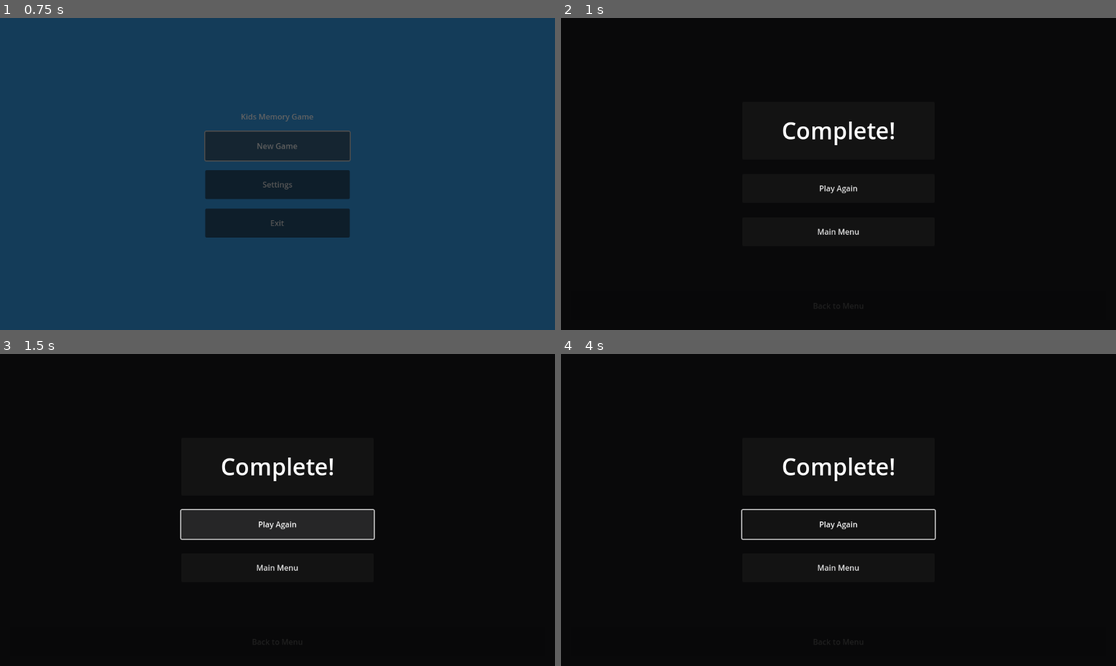
Above: before the commit, frames 1-4 (two rows, left to right).
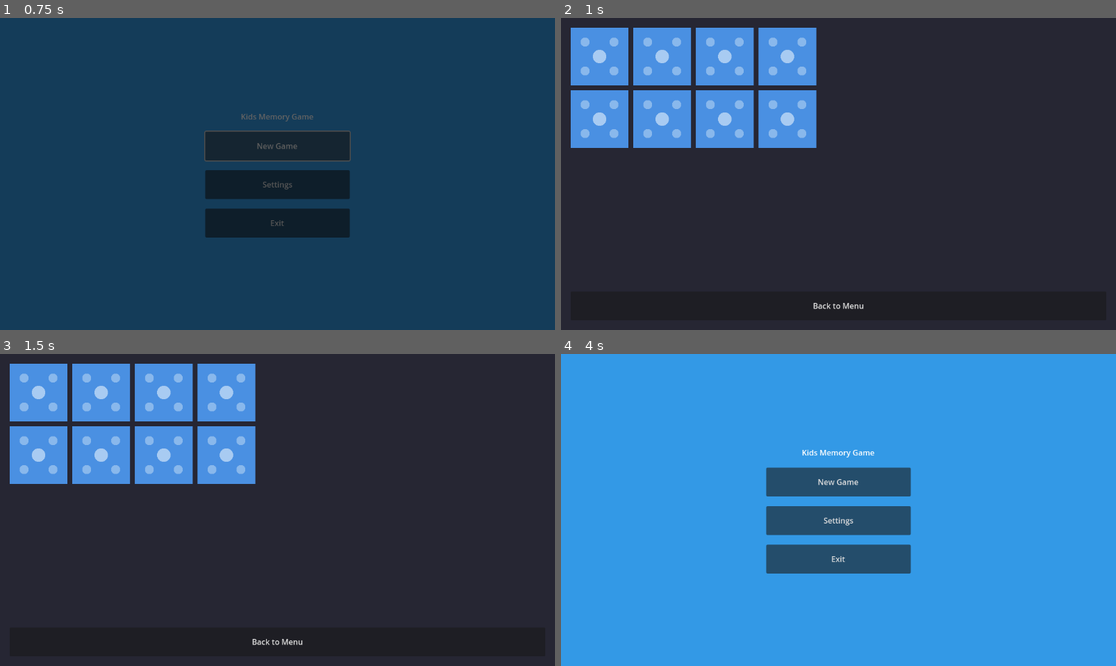
Above: after the commit, the same moments.

Repository: ccjx/kids-memory-game
Game: Godot game, scene res://scenes/MainMenu.tscn
Two runs of this game, one before a commit and one after it. Both use one fixed random seed, a clock stepped at 60 frames per second and the inputs below.
Inputs (mouse positions are in pixels of both pictures, inside the frame that each line leads up to):
- Up to frame 1 (0.75 s): click "New Game" at 0.5 s
- Up to frame 2 (1 s): no input
- Up to frame 3 (1.5 s): click (277, 525) at 1.25 s, where only the run before the commit has a clickable "Play Again"
- Up to frame 4 (4 s): click (838, 525) at 2 s, where only the run before the commit has a clickable "Play Again"; click (838, 525) at 2.75 s, where only the run before the commit has a clickable "Play Again"; click "Back to Menu" at 3.5 s

Frame 1 is identical in both runs. In frame 2, 100% of the frame differs, in the area x 0-100%, y 0-100%; in frame 3, 97%; in frame 4, 100%.
Error before the commit: Parse Error: Could not preload resource file "res://scenes/Tile.tscn". (res://scripts/GameBoard.gd:3)

Commit message:
update to animal pics

Diff:
--- a/project.godot
+++ b/project.godot
@@ -11,9 +11,9 @@
 [application]
 
 config/name="Kids Memory Game"
+run/main_scene="res://scenes/MainMenu.tscn"
 config/features=PackedStringArray("4.3", "Mobile")
 config/icon="res://icon.svg"
-run/main_scene="res://scenes/MainMenu.tscn"
 
 [autoload]
 
--- a/scenes/Tile.tscn
+++ b/scenes/Tile.tscn
@@ -34,6 +34,12 @@
 "values": [Vector2(1, 1), Vector2(0, 1), Vector2(1, 1)]
 }
 
+[sub_resource type="AnimationLibrary" id="AnimationLibrary_animations"]
+_data = {
+"flip_to_back": SubResource("Animation_flip_back"),
+"flip_to_front": SubResource("Animation_flip_front")
+}
+
 [node name="Tile" type="Control"]
 custom_minimum_size = Vector2(120, 120)
 layout_mode = 3
@@ -50,12 +56,6 @@
 expand_mode = 1
 stretch_mode = 5
 
-[sub_resource type="AnimationLibrary" id="AnimationLibrary_animations"]
-_data = {
-"flip_to_back": SubResource("Animation_flip_back"),
-"flip_to_front": SubResource("Animation_flip_front")
-}
-
 [node name="AnimationPlayer" type="AnimationPlayer" parent="."]
 libraries = {
 "": SubResource("AnimationLibrary_animations")
--- a/scripts/GameBoard.gd
+++ b/scripts/GameBoard.gd
@@ -2,20 +2,20 @@
 
 const TILE_SCENE = preload("res://scenes/Tile.tscn")
 
-# Image paths for Singapore landmarks
-const LANDMARK_IMAGES = [
-	"res://assets/images/landmarks/marina_bay_sands.jpg",
-	"res://assets/images/landmarks/merlion.jpg",
-	"res://assets/images/landmarks/gardens_by_the_bay.jpg",
-	"res://assets/images/landmarks/singapore_flyer.jpg",
-	"res://assets/images/landmarks/esplanade.jpg",
-	"res://assets/images/landmarks/artscience_museum.jpg",
-	"res://assets/images/landmarks/sentosa.jpg",
-	"res://assets/images/landmarks/chinatown.jpg",
-	"res://assets/images/landmarks/little_india.jpg",
-	"res://assets/images/landmarks/raffles_hotel.jpg",
-	"res://assets/images/landmarks/orchard_road.jpg",
-	"res://assets/images/landmarks/jewel_changi.jpg"
+# Image paths for animals
+const ANIMAL_IMAGES = [
+	"res://assets/images/animals/cat.jpg",
+	"res://assets/images/animals/dog.jpg",
+	"res://assets/images/animals/elephant.jpg",
+	"res://assets/images/animals/fox.jpg",
+	"res://assets/images/animals/giraffe.jpg",
+	"res://assets/images/animals/lion.jpg",
+	"res://assets/images/animals/monkey.jpg",
+	"res://assets/images/animals/panda.jpg",
+	"res://assets/images/animals/penguin.jpg",
+	"res://assets/images/animals/rabbit.jpg",
+	"res://assets/images/animals/tiger.jpg",
+	"res://assets/images/animals/zebra.jpg"
 ]
 
 @onready var grid_container: GridContainer = $VBoxContainer/GridContainer
@@ -75,7 +75,7 @@
 	# Create pairs
 	var tile_data = []
 	for i in range(total_pairs):
-		var texture = load(LANDMARK_IMAGES[i])
+		var texture = load(ANIMAL_IMAGES[i])
 		tile_data.append({"id": i, "texture": texture})
 		tile_data.append({"id": i, "texture": texture})
 
Binary file added: assets/images/animals/cat.jpg
Binary file added: assets/images/animals/dog.jpg
Binary file added: assets/images/animals/elephant.jpg
Binary file added: assets/images/animals/fox.jpg
Binary file added: assets/images/animals/giraffe.jpg
Binary file added: assets/images/animals/lion.jpg
Binary file added: assets/images/animals/monkey.jpg
Binary file added: assets/images/animals/panda.jpg
Binary file added: assets/images/animals/penguin.jpg
Binary file added: assets/images/animals/rabbit.jpg
Binary file added: assets/images/animals/tiger.jpg
Binary file added: assets/images/animals/zebra.jpg
(and 25 more such lines)
